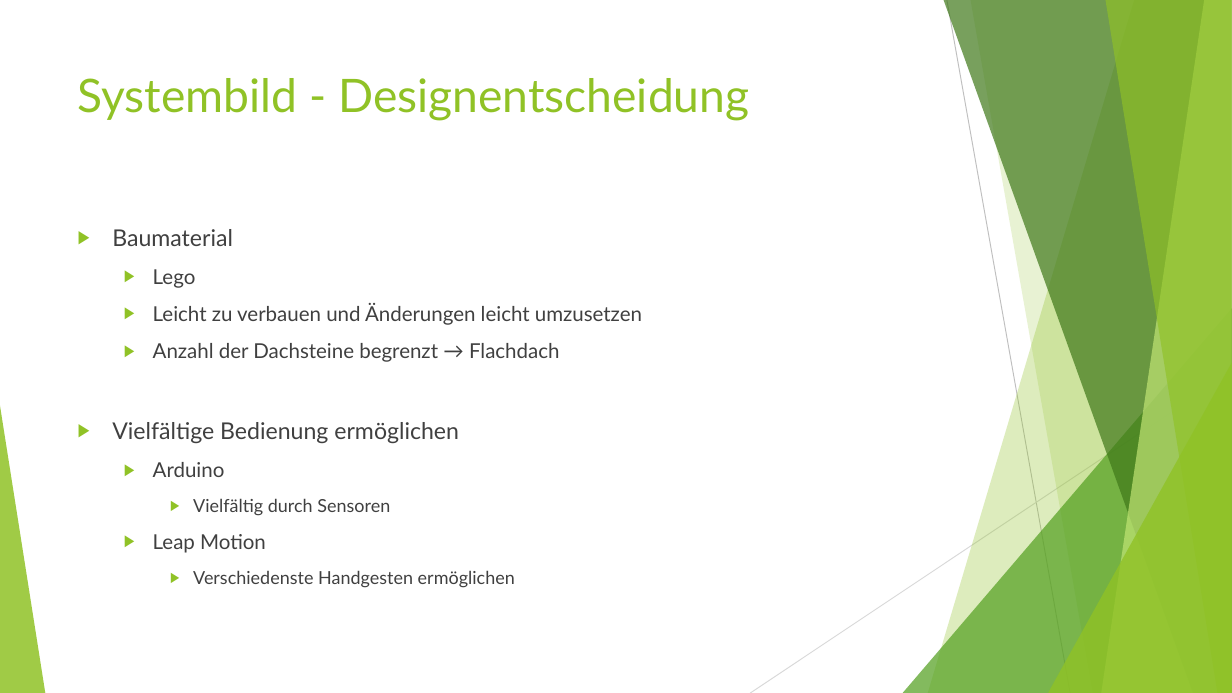
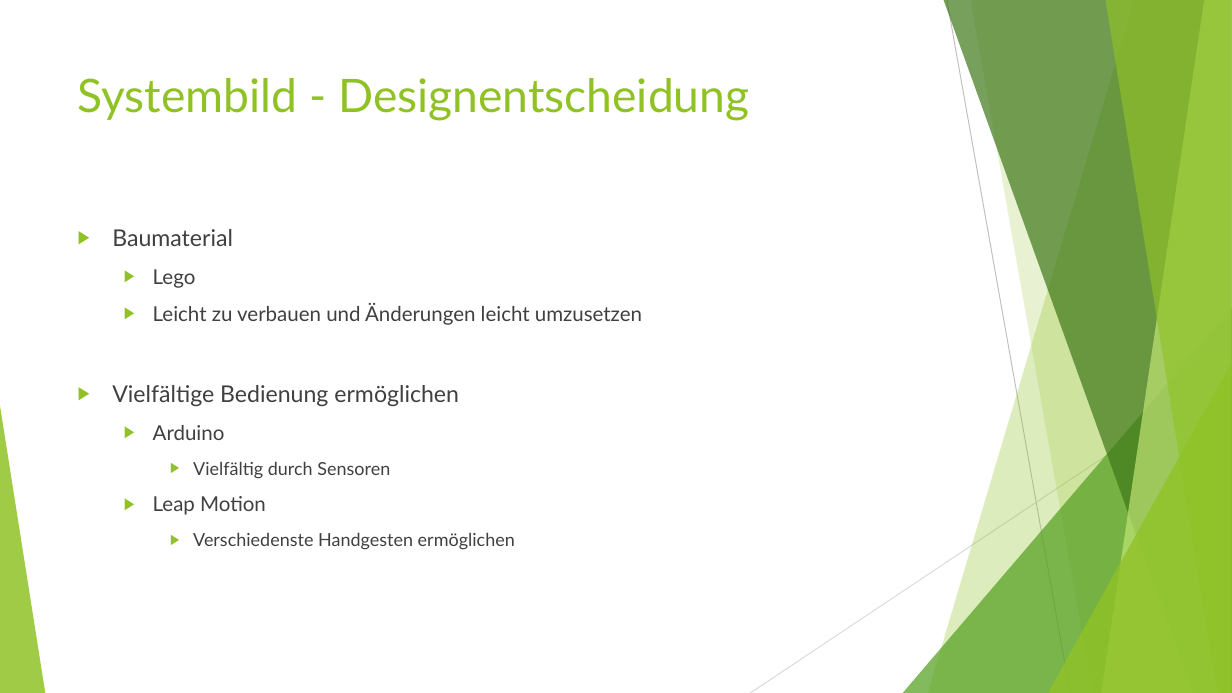
Before and after one commit to NotoriousRonin/EMM-Project, a slide deck: slide 5 of Praesi.pptx. Drawn at 1232x693 pixels with LibreOffice and Linux fonts; fonts in the diff are those of the drawing. Boxes give left, top, right and bottom in pixels: in the first picture for what was removed or moved away, otherwise in the second. Text is boxed around its words. In the diff, an @@ line names an element or a change of style, - is before the commit and + after.

```diff
--- a/Praesi.pptx
+++ b/Praesi.pptx
@@ text at [153,343,559,362]: paragraph removed @@
-  ▶ Anzahl der Dachsteine begrenzt → Flachdach
```
Also in this commit, not shown: 1 other slide changed.
